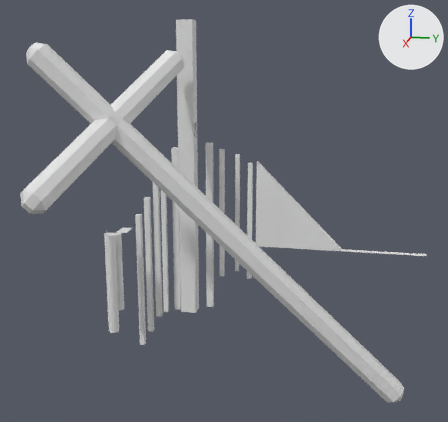
The glTF model assets/models/levels/lvl3.glb as it was, and as the next commit left it.
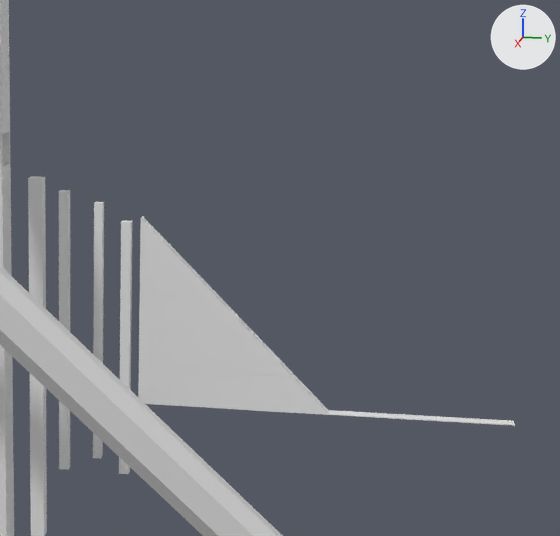
There are two pictures of each version: one whole from a camera (50 mm lens) standing at (1050.0, -141.0, 320.0) and looking at (160.0, -319.0, 97.0), one close up on the part from 43% to 100% of the width and 15% to 73% of the height. Lighting does not change. The marker at upper right points along +X, +Y and +Z. Where no turn or scale is listed for an object, it has been applied to the vertices.

The older version as bpy lines, for what is in view:
```python
me_cube_031 = bpy.data.meshes.new('Cube.031')
me_cube_031.from_pydata(...)  # a box spanning x -6.0..6.0, y -6.0..6.0, z -300.0..2.0
me_cube_035 = bpy.data.meshes.new('Cube.035')
me_cube_035.from_pydata(...)  # 1102 vertices, 2180 faces; spans x -5.2..5.2, y -1.0..18.3, z -1.0..9.0
me_cube_038 = bpy.data.meshes.new('Cube.038')
me_cube_038.from_pydata(...)  # 48 vertices, 88 faces; spans x -110.0..192.0, y -281.0..281.0, z -288.0..288.0
ob_cruz = bpy.data.objects.new('Cruz', me_cube_038)
ob_cruz.location = (147.2, -312.8, 54.0)
ob_escaleraoooo_col = bpy.data.objects.new('eSCALERAoOoO-col', me_cube_035)
ob_escaleraoooo_col.location = (0.0, -278.1, 12.2)
ob_escaleraoooo_col.scale = (1.0, 15.1, 15.1)
ob_pilar4_col = bpy.data.objects.new('Pilar4-col', me_cube_031)
ob_pilar4_col.location = (-3.1, -378.0, 174.7)
# also in view: 'Pilar5-col' at (3.0, -415.0, 124.0); 'Pilar1-col' at (5.0, -304.0, 41.0); 'Pilar3-col' at (-4.0, -328.0, 52.0); 'Pilar2-col' at (4.0, -354.0, 53.0)
```
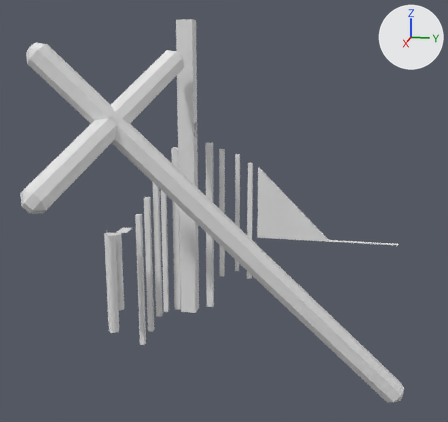
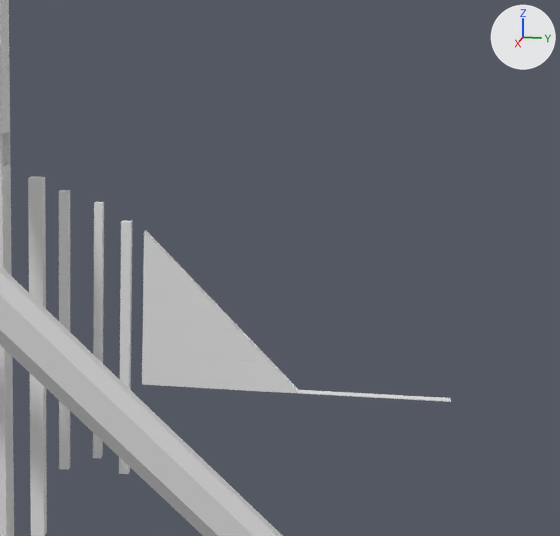
Changed parts and their boxes [x1, y1, x2, y2] in the close-ups (560 x 536 px):
'eSCALERAoOoO-col', moved, rescaled (18% narrower, 18% shorter)
    before: [138, 216, 515, 426]
    after: [142, 230, 451, 402]

The edits, one by one:
Object 'eSCALERAoOoO-col' (ob_escaleraoooo_col) moves from (0.0, -278.1, 12.2) to (0.0, -278.1, 25.4).
Object 'eSCALERAoOoO-col' (ob_escaleraoooo_col) is rescaled from (1.0, 15.1, 15.1) to (0.825, 12.5, 12.5).
